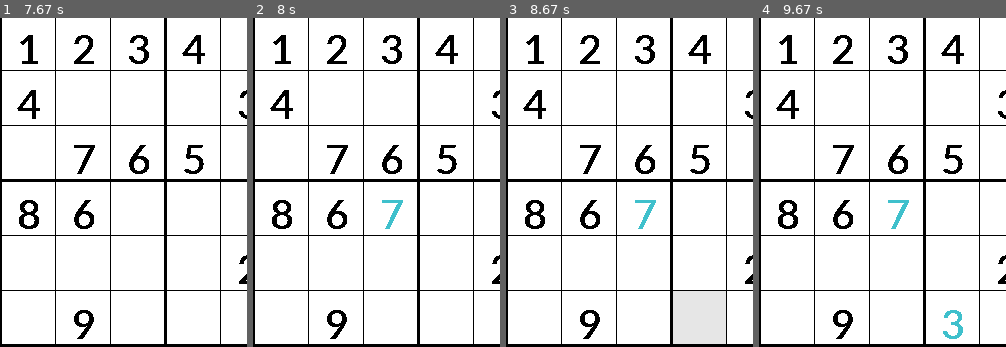
Above: before the commit, frames 1-4 (left to right).
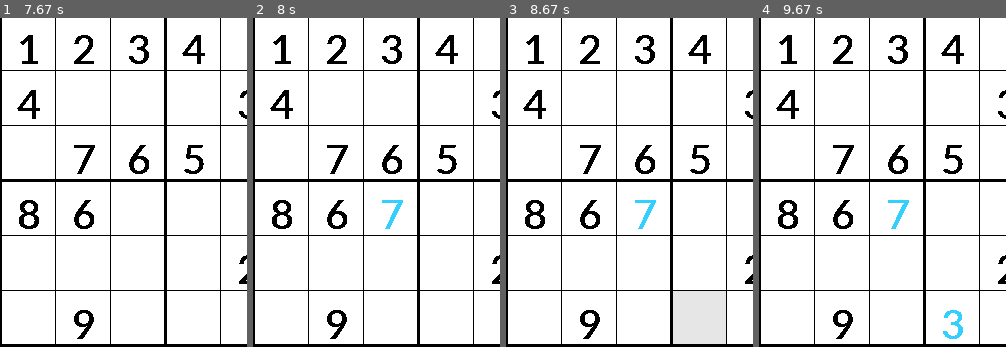
Above: after the commit, the same moments.

Repository: MatthiasSagerer/Sudoku-Pygame
Game: pygame game, started from main.py
Same seed, same stepped clock (60 frames per second), same inputs: the game is played once before the commit and once after it.
Inputs (mouse positions are % of the whole screen's width and height, from its top left):
- Up to frame 1 (7.67 s): click "Easy" at 0.38 s; click (51, 57) at 0.72 s; click (52, 17) at 2.05 s; click (73, 26) at 5.38 s; click (28, 33) at 6.22 s; click (20, 87) at 7.05 s
- Up to frame 2 (8 s): click (40, 47) at 7.88 s
- Up to frame 3 (8.67 s): no input
- Up to frame 4 (9.67 s): click (27, 84) at 8.72 s; click (32, 75) at 9.55 s
The pictures show only the part of the screen within x 0-50%, y 0-50%; the shares and areas given below are measured in that part.

Frame 1 is identical in both runs. In frame 2, 0.2% of the frame differs, in the area x 52-61%, y 55-65%; in frame 3, 0.2%; in frame 4, 0.5%, in the area x 52-83%, y 55-98%.

Commit message:
main.py: better colour for numbers and fixing copying issue

Diff:
--- a/main.py
+++ b/main.py
@@ -5,6 +5,7 @@
 import datetime
 import time
 import math
+import copy
 
 blank_sudoku = [
     [0, 0, 0, 0, 0, 0, 0, 0, 0],
@@ -42,12 +43,12 @@
         if start:
             colo = (255, 255, 255)
         else:
-            colo = (63, 192, 204)
+            colo = (51, 207, 255)
     else:
         if start:
             colo = (0, 0, 0)
         else:
-            colo = (63, 192, 204)
+            colo = (51, 207, 255)
     comic_sans = pygame.font.SysFont('calibri', size)
     txt_surface = comic_sans.render(txt, False, colo)
     txt_rect = txt_surface.get_rect(topleft=(x, y))
@@ -259,9 +260,9 @@
         pygame.display.update()
         clock.tick(FPS)
         first = True
-        current_sudoku = blank_sudoku.copy()
-        current_sudoku_start = blank_sudoku.copy()
-        current_solution = blank_sudoku.copy()
+        current_sudoku = copy.deepcopy(blank_sudoku)
+        current_sudoku_start = copy.deepcopy(blank_sudoku)
+        current_solution = copy.deepcopy(blank_sudoku)
         marked_num = 0
         saved_num = 0
         play_pause = 'Pause'
@@ -279,7 +280,7 @@
                 solutions_list = data.solutions[difficulty]
                 rand_num = random.randint(0, len(sudokus_list) - 1)
                 current_sudoku_start = sudokus_list[rand_num].copy()
-                current_sudoku = blank_sudoku.copy()
+                current_sudoku = copy.deepcopy(blank_sudoku)
                 current_solution = solutions_list[rand_num].copy()
                 drawGrid(win, dark)
                 displaySudoku(win, dark, current_sudoku_start, True)
@@ -368,5 +369,5 @@
                                 math.floor(cell_size * 7.5), math.floor(cell_size * 9.2), math.floor(cell_size * 2),
                                 math.floor(cell_size * 0.75)))
             first = False
-            # TODO: fixing changing blank sudoku, white box when stop, undo & redo logic, hint & solution logic, ending
-            #  screen, updating record time (with text file)
+            # TODO: white box when stop, undo & redo logic, hint & solution logic, ending
+            #  screen, updating record time (with text file), design and set icon 211
